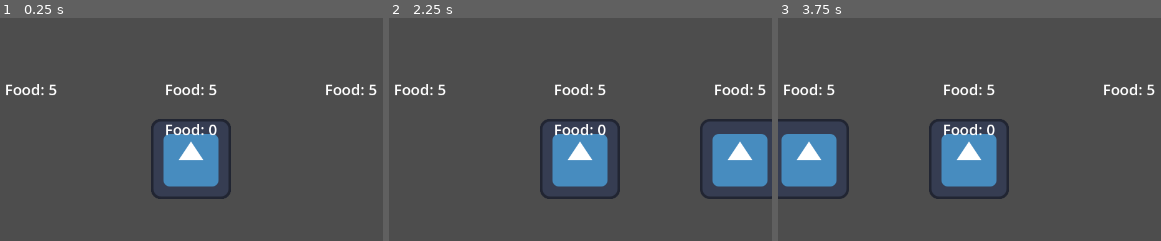
Above: before the commit, frames 1-3 (left to right).
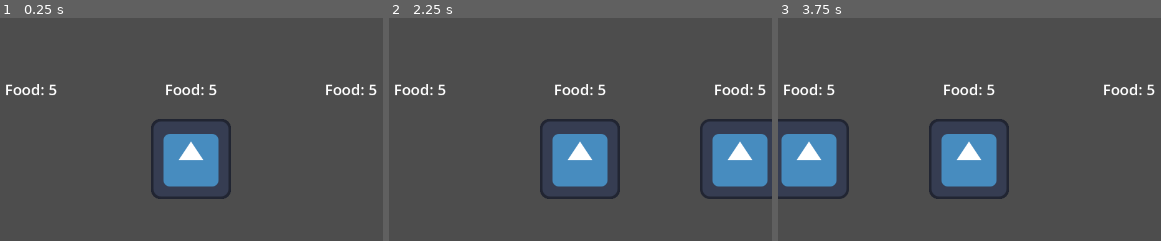
Above: after the commit, the same moments.

Repository: xandrrr/barnyard-masquerade
Game: Godot game, scene res://main.tscn
Two runs of this game, one before a commit and one after it. Both use one fixed random seed, a clock stepped at 60 frames per second and the inputs below. The engine's default icon, where the game draws it, is replaced by a stand-in: a white triangle on a blue panel in a dark square.
Inputs:
- Up to frame 1 (0.25 s): no input
- Up to frame 2 (2.25 s): tap Enter at 0.5, 2 s; hold D (move_right) 0.53-1.28 s; tap E (collect_food) at 0.6 s; tap Space (deposit_food) at 1.25, 1.35 s; hold S (move_down) 1.28-2.03 s; hold D (move_right) from 2.03 s (still down); tap N (do_nothing) at 2.1 s
- Up to frame 3 (3.75 s): tap Space (deposit_food) at 2.75, 3.6 s; release D (move_right) at 2.78 s; hold W (move_up) 2.78-3.53 s; tap E (collect_food) at 2.85 s; tap Enter at 3.5 s; hold A (move_left) from 3.53 s (still down)
The pictures show only the part of the screen within x 2-52%, y 22-72%; the shares and areas given below are measured in that part.

The runs differ from the first frame. In frame 1, 0.3% of the frame differs, in the area x 43-57%, y 47-53%; in frame 2, 0.3%; in frame 3, 0.3%.

Commit message:
Add NPC movement
Add NPC movement

Diff:
--- a/main.gd
+++ b/main.gd
@@ -10,6 +10,7 @@
 }
 var current_players : Array = []
 var current_player_units : Dictionary = {}
+var current_npcs : Array = []
 
 var current_turn_index = -1
 var current_player_acting = null
@@ -22,6 +23,9 @@
 	for test_player in test_players:
 		current_player_units[test_player] = $UnitManager.create_player_unit()
 		current_players.append(test_player)
+	for i in range(8):
+		var npc = $UnitManager.create_npc()
+		current_npcs.append(npc)
 	change_turn()
 
 
@@ -44,6 +48,7 @@
 	for i in range(3):
 		for step in current_steps[i + 1]:
 			play_step(step)
+		$UnitManager.move_all_npcs()
 		await get_tree().create_timer(1.5).timeout
 	update_deposited_food_tally()
 	prepare_new_turn()
--- /dev/null
+++ b/npc.gd
@@ -0,0 +1,8 @@
+class_name Npc extends CharacterBody2D
+
+var current_tile : Tile = null
+var is_npc : bool = true
+
+
+func _ready() -> void:
+	add_to_group("Units")
--- /dev/null
+++ b/npc.tscn
@@ -0,0 +1,16 @@
+[gd_scene format=3 uid="uid://di10kgl5v63ve"]
+
+[ext_resource type="Script" uid="uid://clpw7sc120qfh" path="res://npc.gd" id="1_xxcha"]
+[ext_resource type="Texture2D" uid="uid://cu5glesidtteb" path="res://icon.svg" id="2_kh24r"]
+
+[sub_resource type="RectangleShape2D" id="RectangleShape2D_lquwl"]
+size = Vector2(25, 25)
+
+[node name="NPC" type="CharacterBody2D" unique_id=679955636]
+script = ExtResource("1_xxcha")
+
+[node name="UnitSprite" type="Sprite2D" parent="." unique_id=705627928]
+texture = ExtResource("2_kh24r")
+
+[node name="CollisionShape2D" type="CollisionShape2D" parent="." unique_id=145315928]
+shape = SubResource("RectangleShape2D_lquwl")
--- a/tile.gd
+++ b/tile.gd
@@ -16,6 +16,9 @@
 	unit.current_exploration = self
 
 
+func take_npc(npc : Npc):
+	npc.current_tile = self
+
 func distribute_food(unit : Unit, amount : int):
 	var food_taken = min(food_amount, amount)
 	food_amount -= food_taken
--- a/tile_manager.gd
+++ b/tile_manager.gd
@@ -29,3 +29,21 @@
 	for tile in tiles:
 		if tile.x_coordinate == x_coordinate and tile.y_coordinate == y_coordinate:
 			return tile
+
+
+func get_adjacent_tiles(target_tile : Tile):
+	var adjacent_tiles = []
+	for tile in tiles:
+		var difference_x = target_tile.x_coordinate - tile.x_coordinate
+		var difference_y = target_tile.y_coordinate - tile.y_coordinate
+
+		if abs(difference_x) == 1 and difference_y == 0:
+			adjacent_tiles.append(tile)
+			print(target_tile.x_coordinate, target_tile.y_coordinate,tile.x_coordinate,tile.y_coordinate)
+			print(difference_x, difference_y)
+		elif abs(difference_y) == 1 and difference_x == 0:
+			adjacent_tiles.append(tile)
+			print(target_tile.x_coordinate, target_tile.y_coordinate,tile.x_coordinate,tile.y_coordinate)
+			print(difference_x, difference_y)
+
+	return adjacent_tiles
--- a/unit_manager.gd
+++ b/unit_manager.gd
@@ -3,6 +3,7 @@
 @export var tile_manager : TileManager
 
 const UNIT_PATH = preload("res://unit.tscn")
+const NPC_PATH = preload("res://npc.tscn")
 var current_player_units : Array = []
 var current_npcs : Array = []
 
@@ -29,3 +30,30 @@
 	)
 
 	return new_unit
+
+
+func create_npc():
+	var new_unit = NPC_PATH.instantiate()
+	add_child(new_unit)
+	current_npcs.append(new_unit)
+
+	var tile = tile_manager.get_tile_from_coordinates(1, 1)
+	new_unit.current_tile = tile
+	tile.take_npc(new_unit)
+	new_unit.position = tile.position
+
+	return new_unit
+
+
+func move_npc(npc : Npc):
+	var adjacent_tiles = tile_manager.get_adjacent_tiles(npc.current_tile)
+	var random_tile_index = randi_range(0, (adjacent_tiles.size() - 1))
+	var random_tile = adjacent_tiles[random_tile_index]
+	random_tile.take_npc(npc)
+	var tween = get_tree().create_tween()
+	tween.tween_property(npc, "position", random_tile.position, 1.0)
+
+
+func move_all_npcs():
+	for npc in current_npcs:
+		move_npc(npc)
Not shown, added: npc.gd.uid
